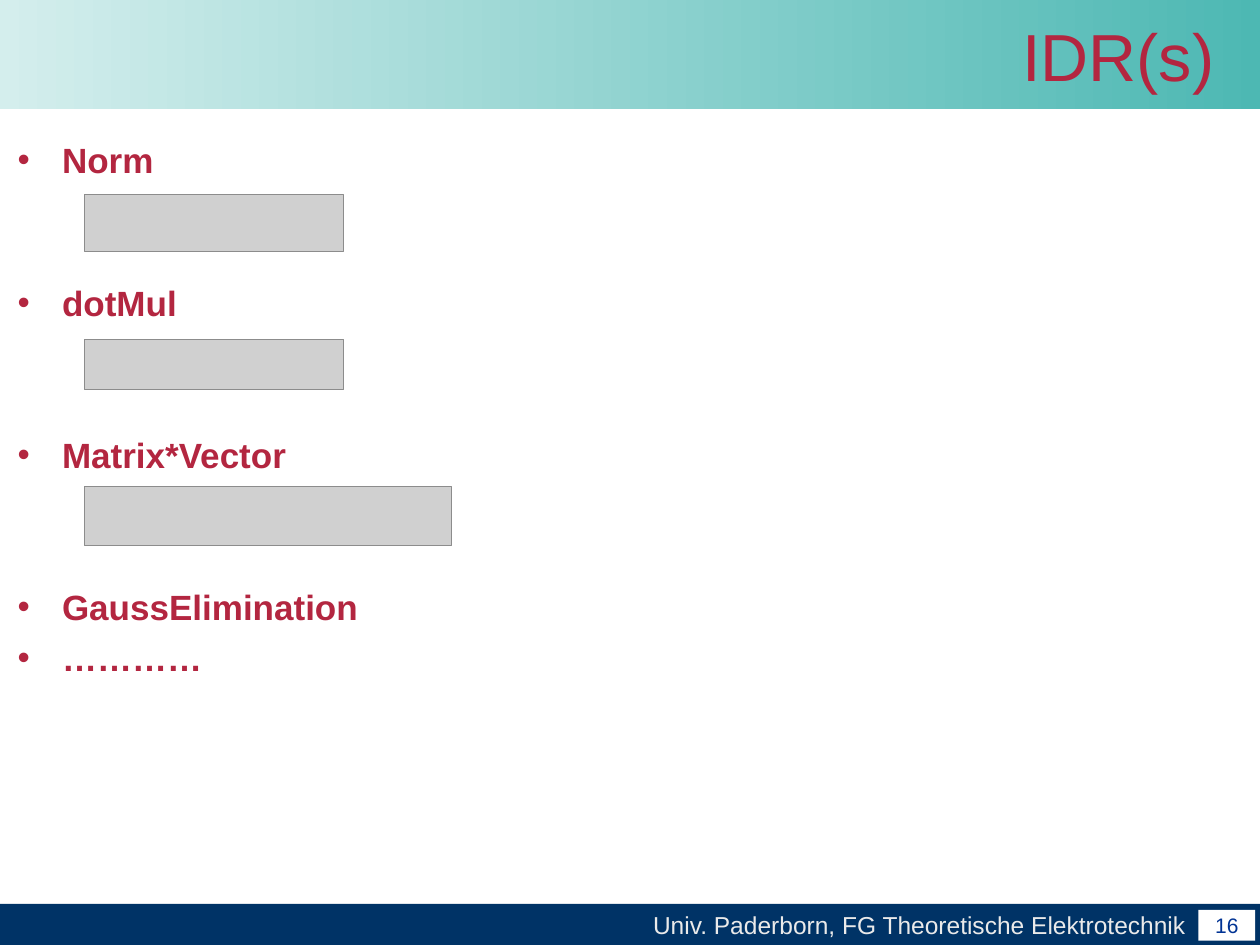
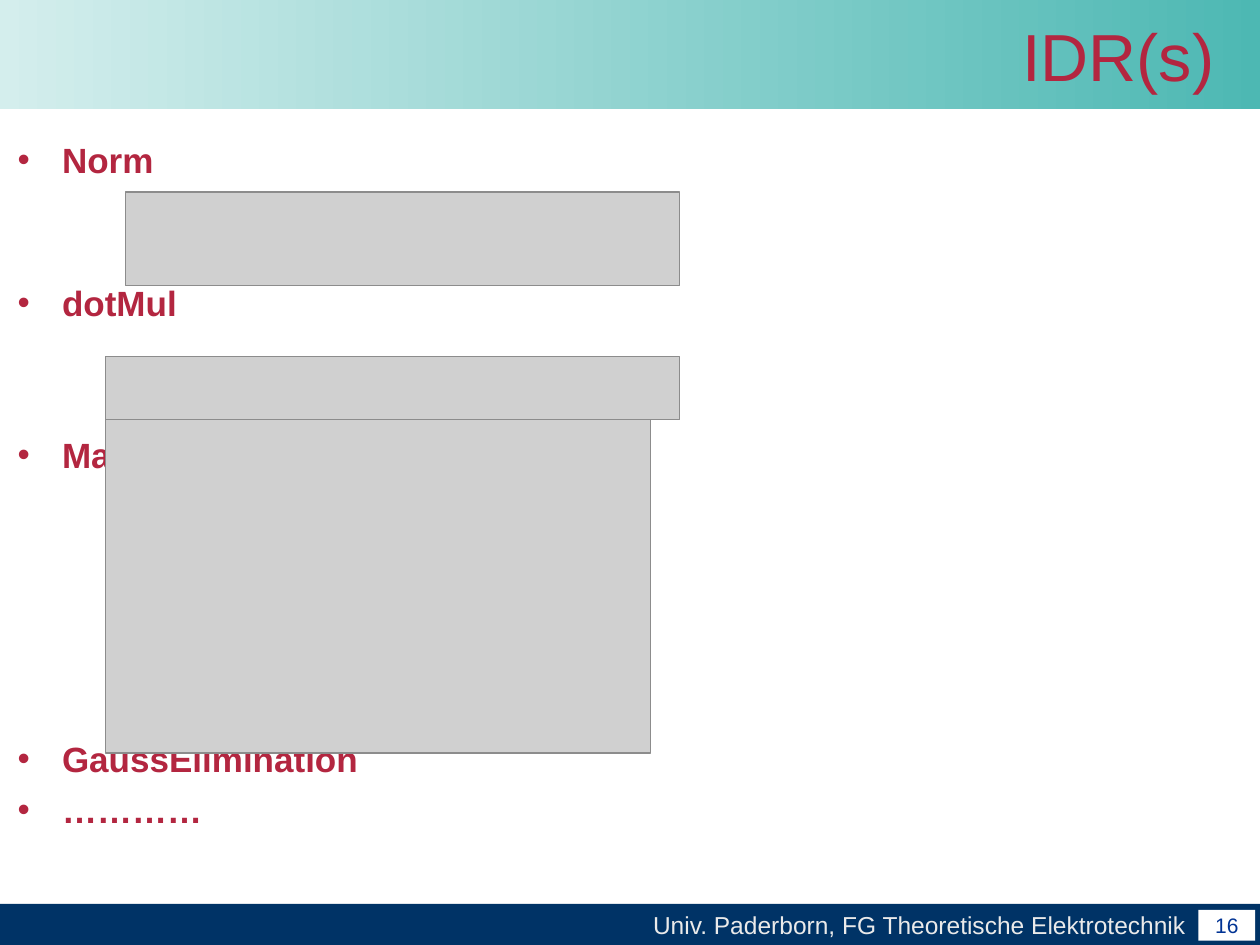
Before and after one commit to unconditional/projektarbeitcuda, a slide deck: slide 16 of Vortrag/Zwischenvortrag der Projektarbeit CUDA(xby).ppt. Drawn at 1260x945 pixels with LibreOffice and Linux fonts; fonts in the diff are those of the drawing; grey boxes stand for pictures; background and template pictures are left out. Boxes give left, top, right and bottom in pixels: in the first picture for what was removed or moved away, otherwise in the second. Text is boxed around its words. In the diff, an @@ line names an element or a change of style, - is before the commit and + after.

```diff
--- a/Vortrag/Zwischenvortrag der Projektarbeit CUDA(xby).ppt
+++ b/Vortrag/Zwischenvortrag der Projektarbeit CUDA(xby).ppt
@@ text "Norm" rewrapped from [62, 149, 358, 621] to [62, 149, 358, 779] @@
@@ picture: place and size @@
-picture at [84, 195, 344, 252]
+picture at [125, 192, 679, 285]
@@ picture: place and size @@
-picture at [84, 339, 344, 389]
+picture at [106, 357, 680, 420]
@@ picture: place and size @@
-picture at [84, 486, 451, 546]
+picture at [106, 420, 651, 753]
```
Also in this commit, not shown: 1 slide added.
